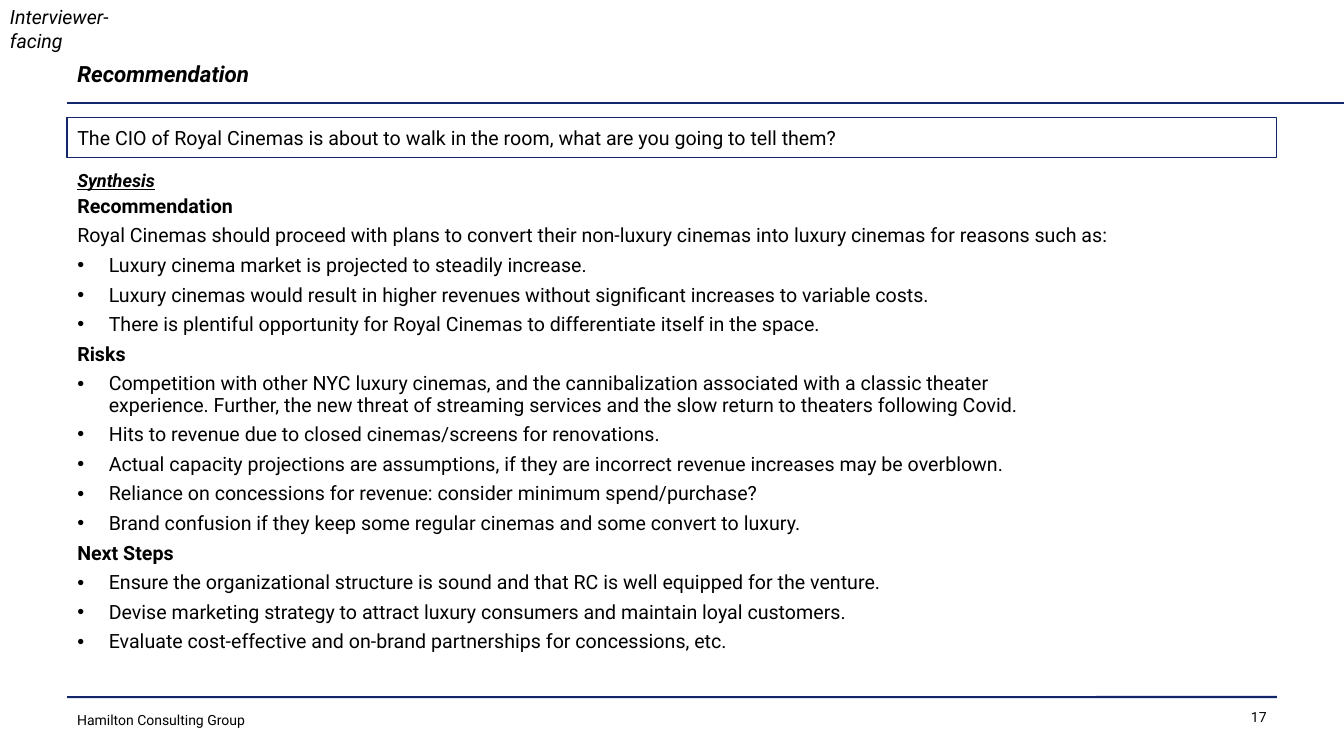
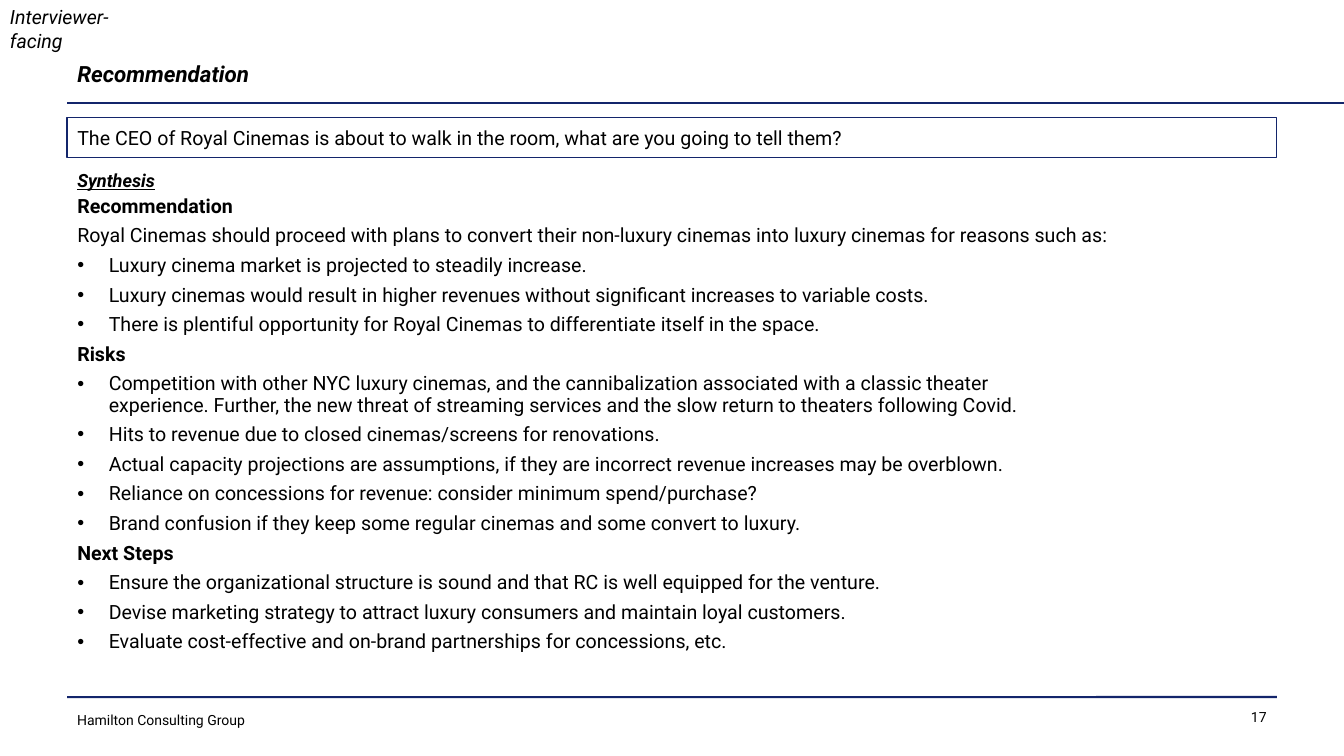
Before and after one commit to jahoward-ai/ubiquitous-dollop, a slide deck: slide 17 of files/case-interview-crash-course.pptx. Drawn at 1344x756 pixels with LibreOffice and Linux fonts; fonts in the diff are those of the drawing. Boxes give left, top, right and bottom in pixels: in the first picture for what was removed or moved away, otherwise in the second. Text is boxed around its words. In the diff, an @@ line names an element or a change of style, - is before the commit and + after.

```diff
--- a/files/case-interview-crash-course.pptx
+++ b/files/case-interview-crash-course.pptx
@@ text at (77, 130, 842, 149): text changed @@
-The CIO of Royal Cinemas is about to walk in the room, what are you going to tell them?
+The CEO of Royal Cinemas is about to walk in the room, what are you going to tell them?
```
Also in this commit, not shown: 9 other slides changed, 26 other files.
